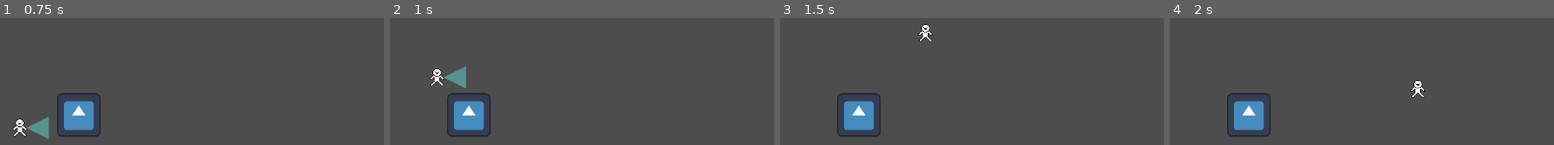
Above: before the commit, frames 1-4 (left to right).
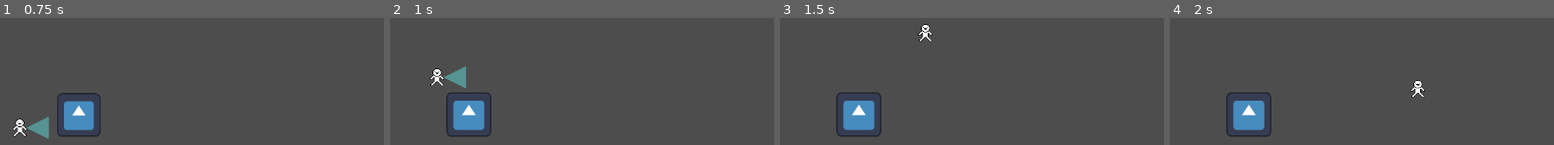
Above: after the commit, the same moments.

Repository: rafesholler/GMTK-2024
Game: Godot game, scene res://Testing/Scenes and Scripts/test_scene.tscn
Same seed, same stepped clock (60 frames per second), same inputs: the game is played once before the commit and once after it. The project has no main scene, so this scene is started directly. The engine's default icon, where the game draws it, is replaced by a stand-in: a white triangle on a blue panel in a dark square.
Inputs:
- Up to frame 1 (0.75 s): hold D (Right) from 0.53 s (still down); hold E (Enlarge) from 0.53 s (still down)
- Up to frame 2 (1 s): keep holding D (Right); keep holding E (Enlarge); tap Space (Jump) at 0.77 s
- Up to frame 3 (1.5 s): keep holding D (Right); release E (Enlarge) at 1.28 s; tap Q (Shrink) at 1.35 s
- Up to frame 4 (2 s): keep holding D (Right); tap Space (Jump) at 1.52 s

Frame 1 is identical in both runs. In frame 2, 0.4% of the frame differs, in the area x 14-27%, y 58-94%; in frame 3, 0.4%; in frame 4, 0.4%.

Commit message:
Scalable Objects!

Diff:
--- a/Testing/Scenes and Scripts/object.gd
+++ b/Testing/Scenes and Scripts/object.gd
@@ -1,15 +1,31 @@
 extends RigidBody2D
 
+@export var scale_limit = .3
+@export var base_scale = .5
+var shrink_scale
+var enlarge_scale
 
-# Called when the node enters the scene tree for the first time.
+var scaling = false
+
 func _ready() -> void:
-	pass # Replace with function body.
+	shrink_scale = base_scale - scale_limit
+	enlarge_scale = base_scale + scale_limit
 
-
-# Called every frame. 'delta' is the elapsed time since the previous frame.
 func _physics_process(delta: float) -> void:
-	pass
-
+	if scaling:
+		if Global.ray_mode == "shrink":
+			if not($CollisionShape2D.scale.x < shrink_scale) :
+				$CollisionShape2D.scale -= Vector2(.1*delta, .1*delta)
+				$Sprite2D.scale -= Vector2(.1*delta, .1*delta)
+				$Area2D/CollisionShape2D.scale -= Vector2(.1*delta, .1*delta)
+		if Global.ray_mode == "enlarge":
+			if not($CollisionShape2D.scale.x > enlarge_scale) :
+				$CollisionShape2D.scale += Vector2(.1*delta, .1*delta)
+				$Sprite2D.scale += Vector2(.1*delta, .1*delta)
+				$Area2D/CollisionShape2D.scale += Vector2(.1*delta, .1*delta)
 
 func _on_area_2d_area_entered(area: Area2D) -> void:
-	print("here")
+	scaling = true
+
+func _on_area_2d_area_exited(area: Area2D) -> void:
+	scaling = false
--- a/Testing/Scenes and Scripts/test_scene.tscn
+++ b/Testing/Scenes and Scripts/test_scene.tscn
@@ -38,6 +38,9 @@
 [sub_resource type="RectangleShape2D" id="RectangleShape2D_b1oc0"]
 size = Vector2(128, 128)
 
+[sub_resource type="RectangleShape2D" id="RectangleShape2D_elqg1"]
+size = Vector2(128, 128)
+
 [sub_resource type="RectangleShape2D" id="RectangleShape2D_owr45"]
 size = Vector2(1155, 20)
 
@@ -48,7 +51,6 @@
 [node name="CharacterBody2D" type="CharacterBody2D" parent="."]
 texture_filter = 1
 position = Vector2(0, -142)
-collision_mask = 17
 script = ExtResource("1_radin")
 
 [node name="AnimatedSprite2D" type="AnimatedSprite2D" parent="CharacterBody2D"]
@@ -90,10 +92,11 @@
 [node name="Area2D" type="Area2D" parent="Object"]
 collision_layer = 16
 collision_mask = 8
+monitorable = false
 
-[node name="CollisionShape2D2" type="CollisionShape2D" parent="Object/Area2D"]
+[node name="CollisionShape2D" type="CollisionShape2D" parent="Object/Area2D"]
 scale = Vector2(0.5, 0.5)
-shape = SubResource("RectangleShape2D_b1oc0")
+shape = SubResource("RectangleShape2D_elqg1")
 
 [node name="Floor" type="StaticBody2D" parent="."]
 collision_mask = 23
@@ -103,3 +106,4 @@
 shape = SubResource("RectangleShape2D_owr45")
 
 [connection signal="area_entered" from="Object/Area2D" to="Object" method="_on_area_2d_area_entered"]
+[connection signal="area_exited" from="Object/Area2D" to="Object" method="_on_area_2d_area_exited"]
Not shown: 1 places in Testing/Scenes and Scripts/test_scene.tscn that only renumber resources
